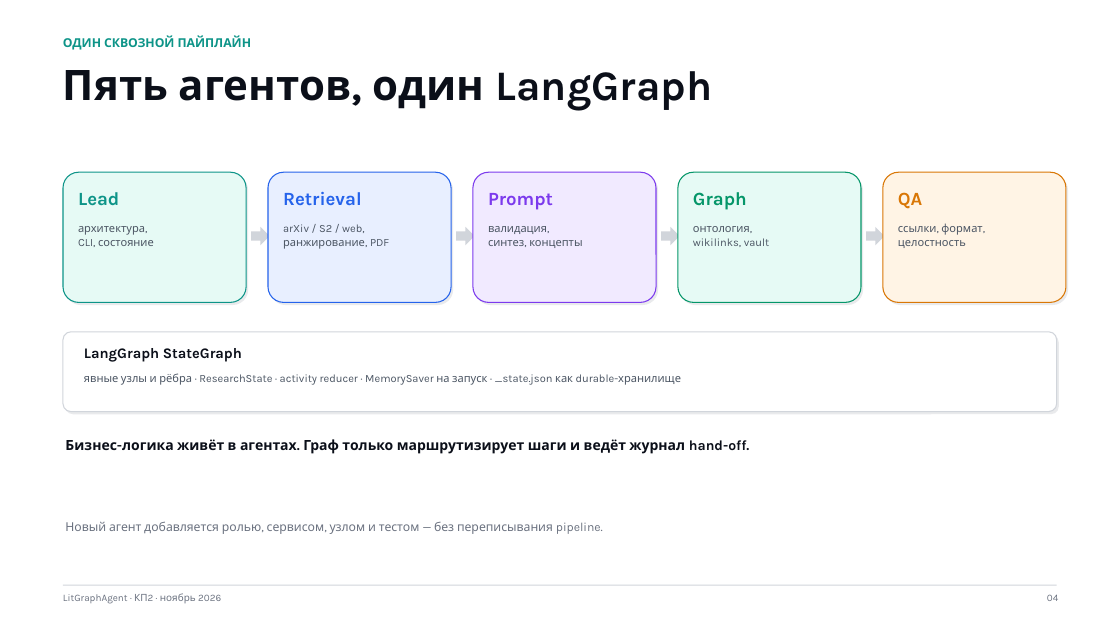
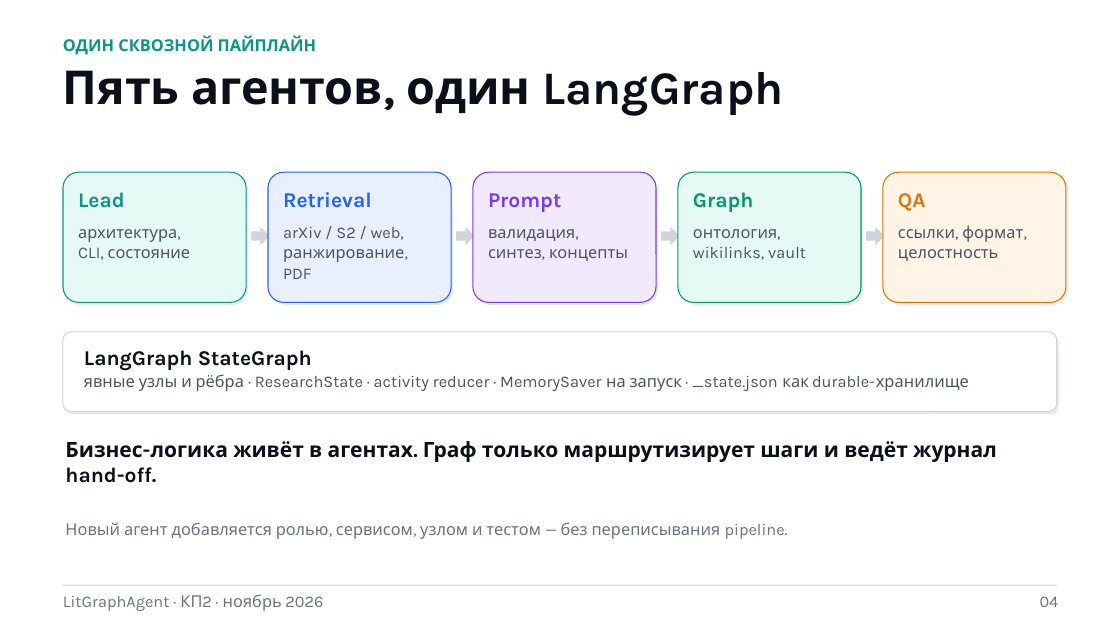
Before and after one commit to Icold21/lit-graph-agent, a slide deck: slide 4 of docs/kp2/kp2_presentation_kp1_style.pptx. Drawn at 1120x630 pixels with LibreOffice and Linux fonts; fonts in the diff are those of the drawing; background and template pictures are left out. Boxes give left, top, right and bottom in pixels: in the first picture for what was removed or moved away, otherwise in the second. Text is boxed around its words. In the diff, an @@ line names an element or a change of style, - is before the commit and + after.

```diff
--- a/docs/kp2/kp2_presentation_kp1_style.pptx
+++ b/docs/kp2/kp2_presentation_kp1_style.pptx
@@ text "ОДИН СКВОЗНОЙ ПАЙПЛАЙН" at bbox=[63, 36, 317, 55]: size 10.5 to 14 pt @@
@@ text "Пять агентов, один LangGraph" at bbox=[63, 70, 784, 116]: size 36 to 40 pt @@
@@ size 16 to 18 pt in 5 elements at bbox=[78, 192, 125, 208], bbox=[283, 192, 372, 208], bbox=[488, 193, 561, 212], bbox=[693, 192, 754, 212], bbox=[898, 193, 926, 211] @@
@@ text "LangGraph StateGraph" at bbox=[84, 350, 312, 371]: size 12.5 to 18 pt @@
@@ size 9.5 to 14 pt in 6 elements at bbox=[78, 229, 191, 260], bbox=[283, 227, 404, 279], bbox=[488, 229, 628, 261], bbox=[693, 229, 806, 260], bbox=[898, 225, 1023, 261], bbox=[84, 374, 969, 391] @@
@@ text "Бизнес-логика живёт в агентах. Граф ..." at bbox=[65, 441, 997, 483]: size 12 to 18 pt @@
@@ text "Новый агент добавляется ролью, сервисом, ..." at bbox=[65, 522, 788, 539]: size 10.5 to 14 pt @@
@@ text "LitGraphAgent · КП2 · ноябрь ..." at bbox=[63, 594, 323, 611]: size 8.5 to 14 pt @@
@@ text "04" at bbox=[1040, 596, 1059, 607]: size 8.5 to 14 pt @@
```
Also in this commit, not shown: 7 other slides changed, 2 other files.
